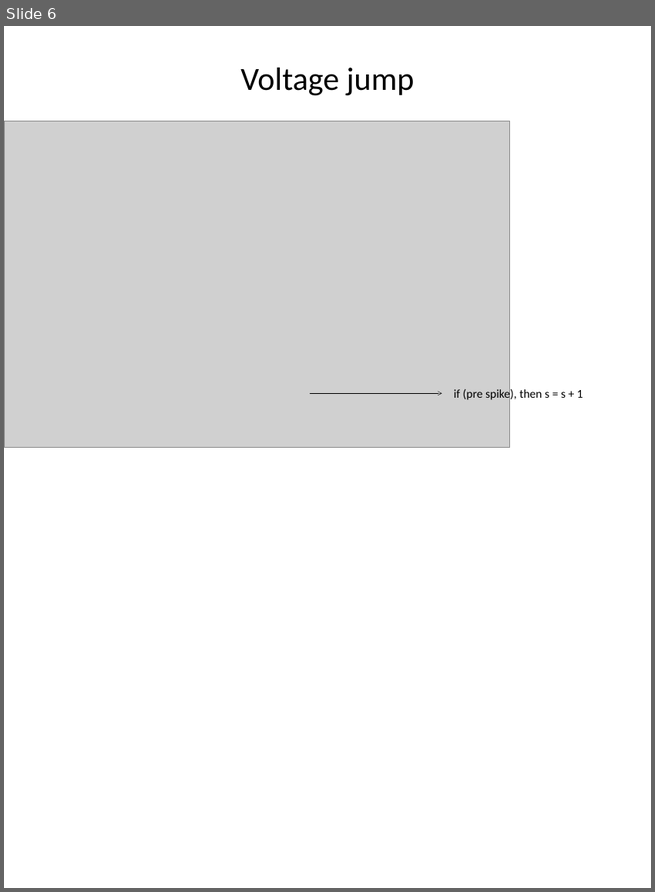
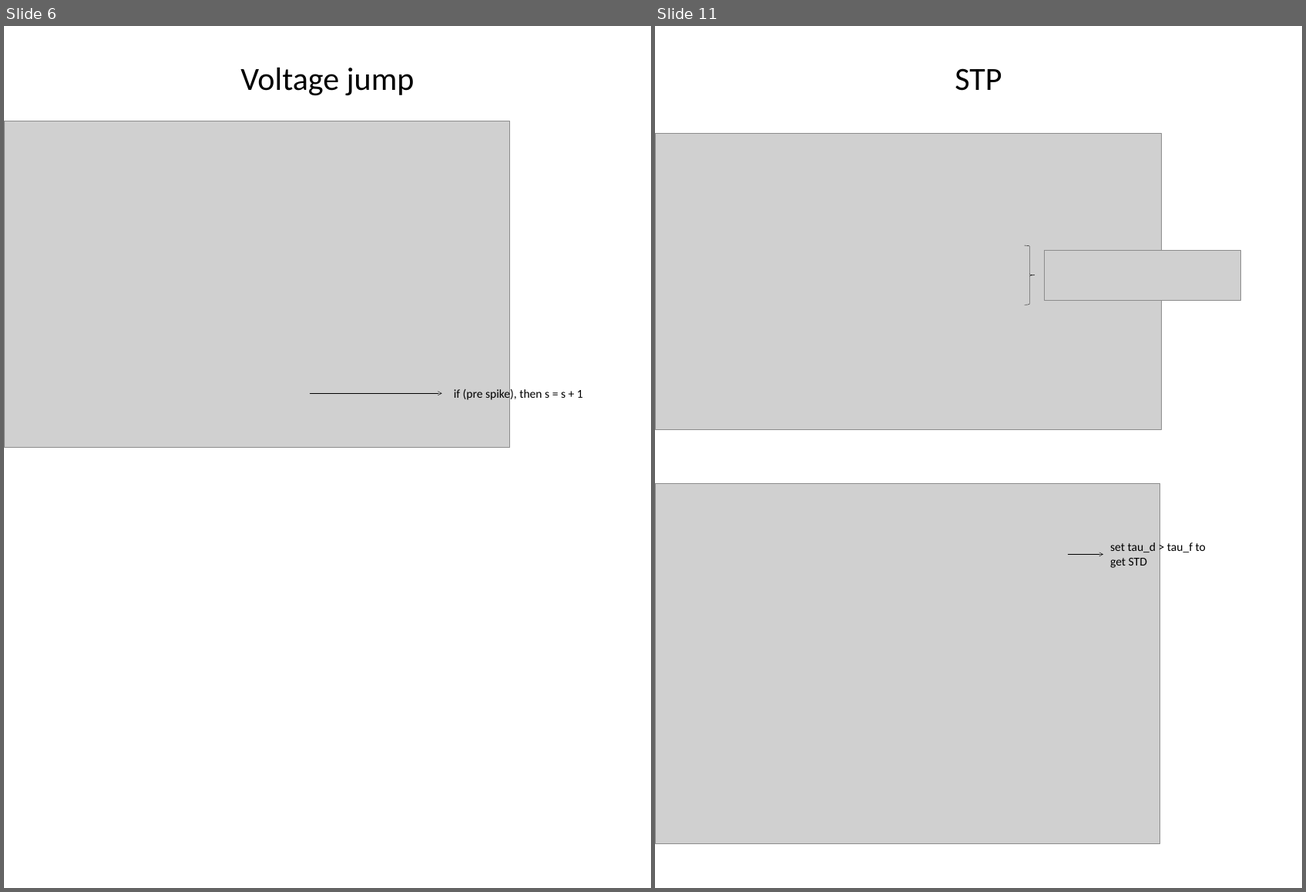
Before and after one commit to quanpeng0/BrainModels, a slide deck: docs/brainpy_handbook/ppt/syn.pptx. Shown side by side, each under a label of ours: slide 6 before the commit, slides 6 and 11 after it; the slides between them are not shown. The pictures are 655x892 and 1306x892 pixels, drawn with LibreOffice and Linux fonts; fonts in the diff are those of the drawing; grey boxes stand for pictures. Boxes give left, top, right and bottom in pixels: in the first picture for what was removed or moved away, otherwise in the second. Text is boxed around its words. In the diff, an @@ line names an element or a change of style, - is before the commit and + after.

```diff
--- a/docs/brainpy_handbook/ppt/syn.pptx
+++ b/docs/brainpy_handbook/ppt/syn.pptx
@@ slide 11 added at (655,26,1302,888), background #FFFFFF @@
@@ title added at (955,68,1001,91), 54 pt, text #000000 @@
+STP
@@ picture added at (655,133,1161,430) @@
@@ right brace added at (1025,245,1035,305), outline #000000 0.5 pt @@
@@ picture added at (1044,250,1240,301) @@
@@ picture added at (655,483,1160,844) @@
@@ arrow added from (1068, 555) to (1103, 555), #000000 0.5 pt @@
@@ text added at (1110,543,1206,568), 20 pt, text #000000 @@
+set tau_d > tau_f to get STD
```
Also in this commit, not shown: 10 other slides added.
